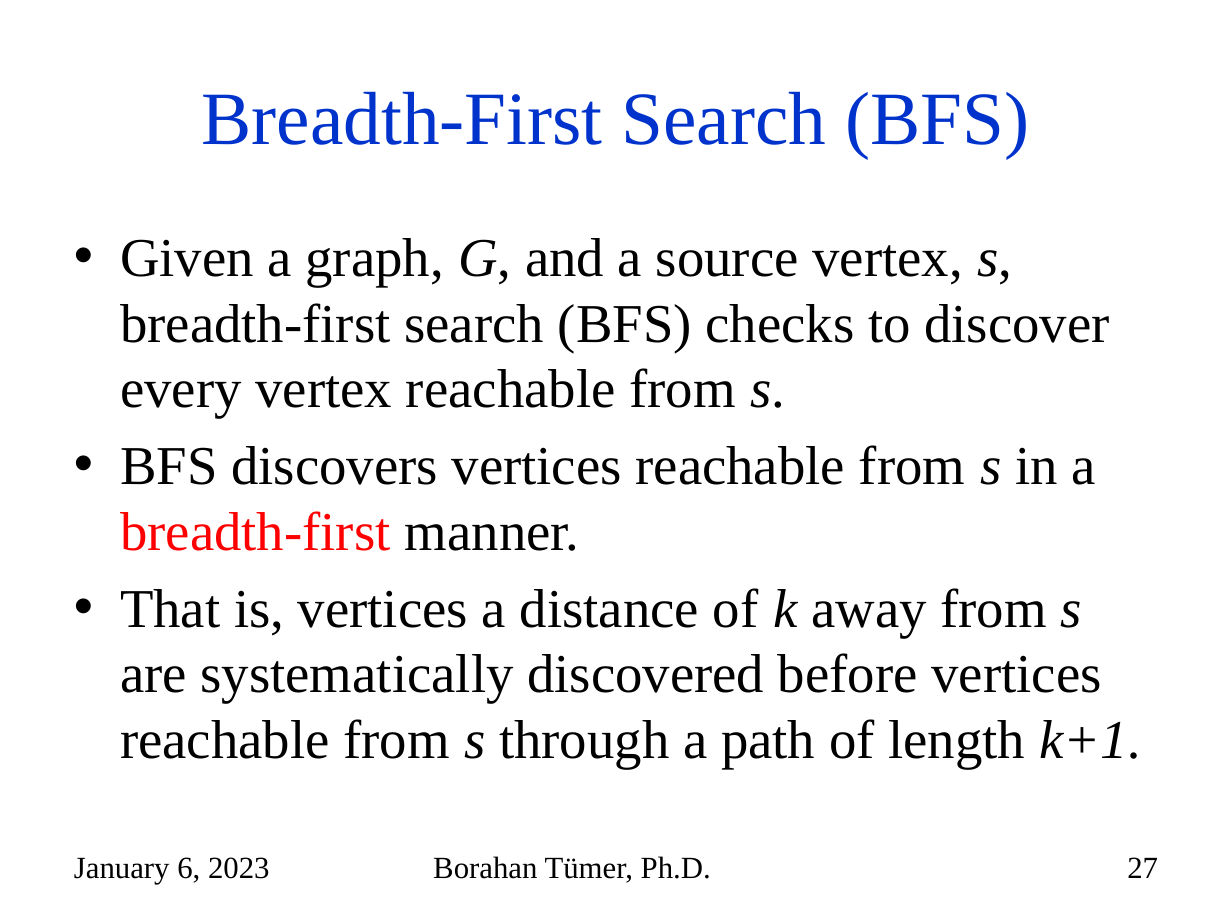
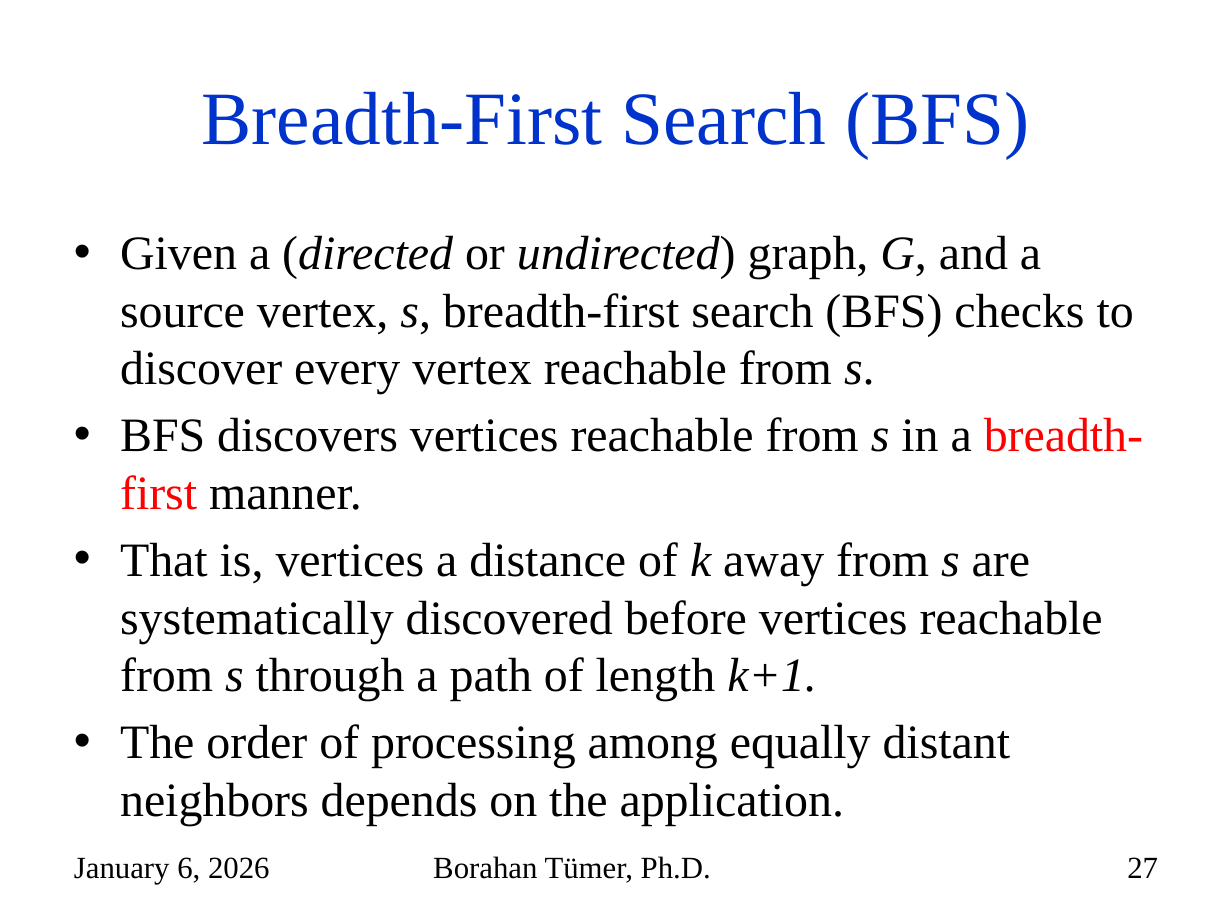
Before and after one commit to mehmetkayacse/cse225, a slide deck: slide 27 of files/Week10.pptx. Drawn at 1232x924 pixels with LibreOffice and Linux fonts; fonts in the diff are those of the drawing. Boxes give left, top, right and bottom in pixels: in the first picture for what was removed or moved away, otherwise in the second. Text is boxed around its words. In the diff, an @@ line names an element or a change of style, - is before the commit and + after.

```diff
--- a/files/Week10.pptx
+++ b/files/Week10.pptx
@@ text at <box>120,235,1134,394</box>: text changed; size 32 to 28 pt @@
-• Given a graph, G, and a source vertex, s, breadth-first search (BFS) checks to discover every vertex reachable from s.
+• Given a (directed or undirected) graph, G, and a source vertex, s, breadth-first search (BFS) checks to discover every vertex reachable from s.
@@ text at <box>120,417,1143,701</box>: size 32 to 28 pt in "BFS discovers vertices reachable from s in ...", "That is, vertices a distance of k ..." @@
@@ text at <box>120,724,1011,826</box>: paragraph added @@
+• The order of processing among equally distant neighbors depends on the application.
@@ text at <box>74,857,270,884</box>: text changed @@
-January 6, 2023
+January 6, 2026
```
Also in this commit, not shown: 69 other slides changed, 4 other files.
